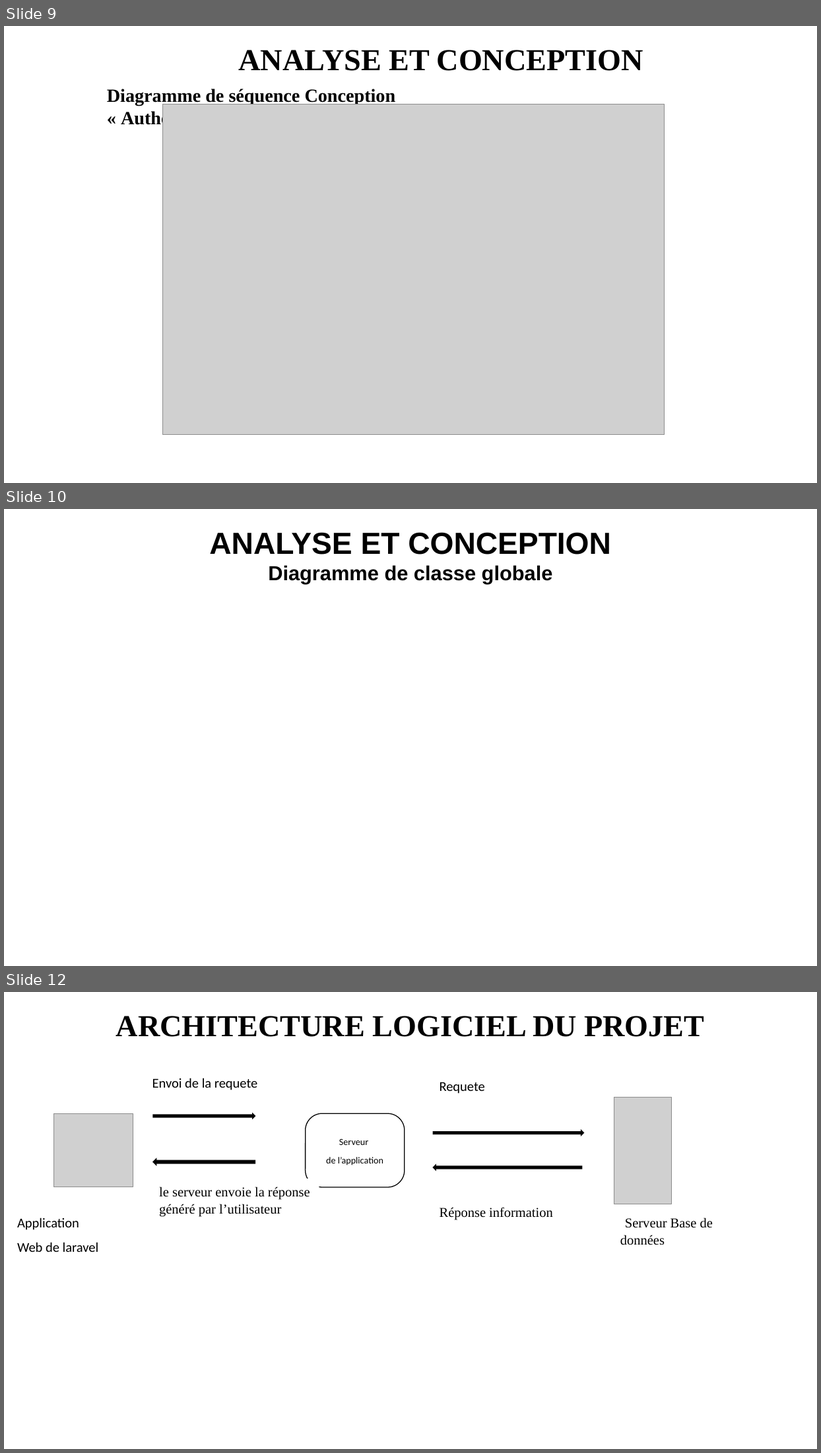
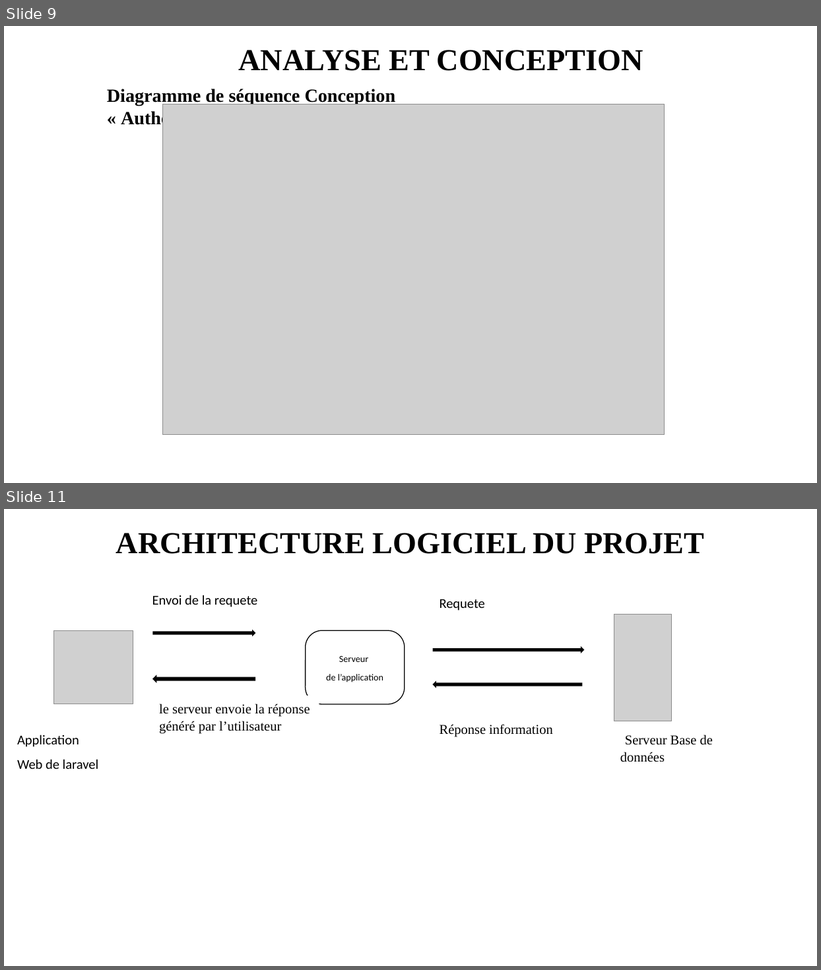
Before and after one commit to EmilieNirinasoa/Boky, a slide deck: MEMOIRE DE FIN DU CYCLE.pptx. Shown one above the other, each under a label of ours: slides 9, 10 and 12 before the commit, slides 9 and 11 after it; the slides between them are not shown. The pictures are 821x1453 and 821x970 pixels, drawn with LibreOffice and Linux fonts; fonts in the diff are those of the drawing; grey boxes stand for pictures; background and template pictures are left out. Boxes give left, top, right and bottom in pixels: in the first picture for what was removed or moved away, otherwise in the second. Text is boxed around its words. In the diff, an @@ line names an element or a change of style, - is before the commit and + after.

```diff
--- a/MEMOIRE DE FIN DU CYCLE.pptx
+++ b/MEMOIRE DE FIN DU CYCLE.pptx
@@ slide 10 removed at (4, 509, 817, 966), background picture (left out) @@
@@ title removed at (209, 532, 611, 584) @@
-ANALYSE ET CONCEPTION
-Diagramme de classe globale
@@ what was slide 12 is now slide 11 @@
```
Also in this commit, not shown: 3 slides changed, 1 slide added, 1 other slide removed, 2 other files.
